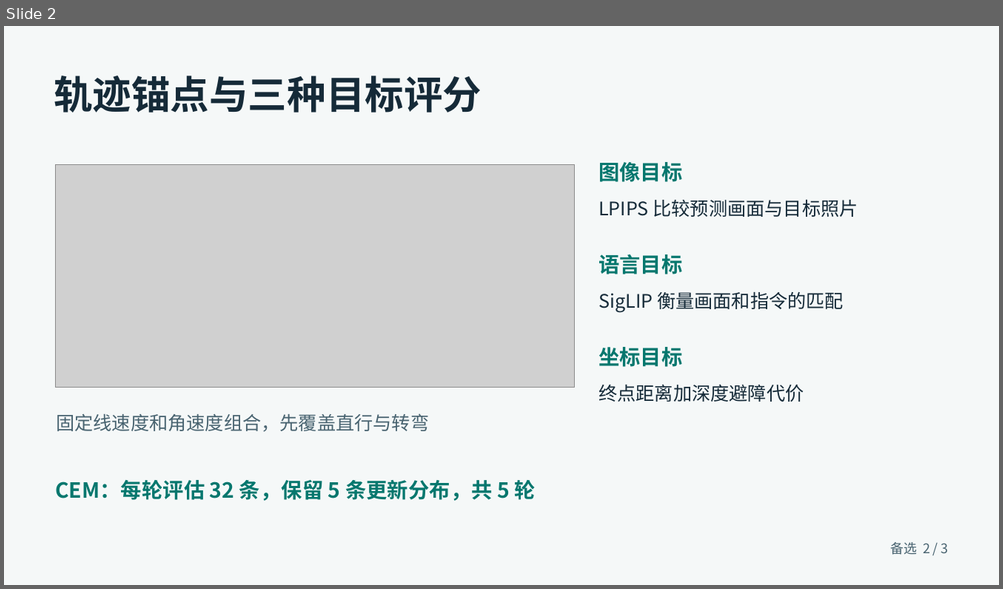
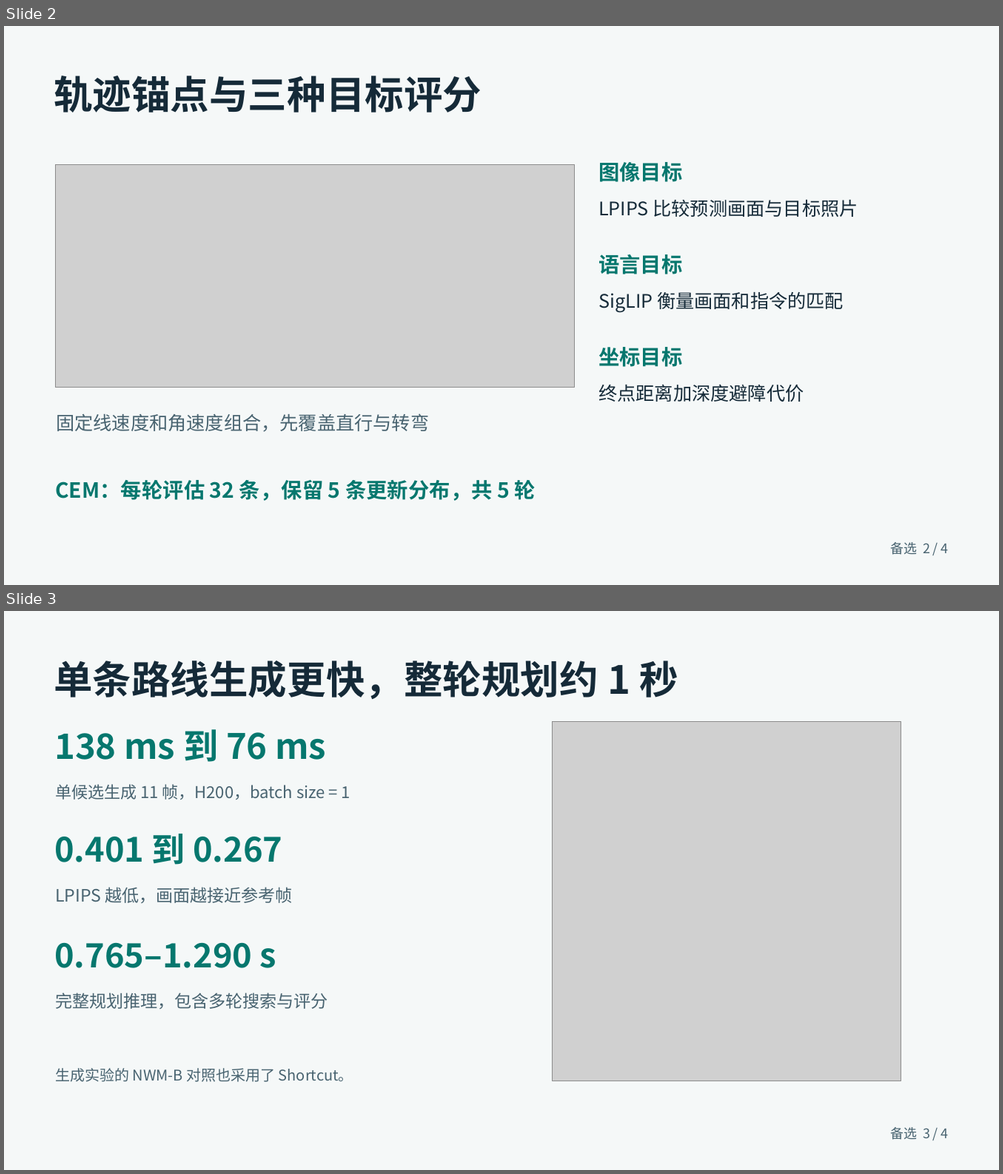
Before and after one commit to tungchiahui/tungchiahui_content, a slide deck: content/posts/2026-11-27-组会-One-Step-World-Model-备选稿.pptx. Shown one above the other, each under a label of ours: slide 2 before the commit, slides 2 and 3 after it. The pictures are 1003x589 and 1003x1174 pixels, drawn with LibreOffice and Linux fonts; fonts in the diff are those of the drawing; grey boxes stand for pictures. Boxes give left, top, right and bottom in pixels: in the first picture for what was removed or moved away, otherwise in the second. Text is boxed around its words. In the diff, an @@ line names an element or a change of style, - is before the commit and + after.

```diff
--- a/content/posts/2026-11-27-组会-One-Step-World-Model-备选稿.pptx
+++ b/content/posts/2026-11-27-组会-One-Step-World-Model-备选稿.pptx
@@ slide 3 added at [4, 611, 999, 1170], background #F5F8F8 @@
@@ text added at [54, 661, 678, 699], 37.5 pt, text #152A38, bold @@
+单条路线生成更快，整轮规划约 1 秒
@@ picture added at [552, 721, 901, 1081] @@
@@ text added at [54, 729, 326, 762], 33.8 pt, text #06776E, bold @@
+138 ms 到 76 ms
@@ text added at [55, 784, 350, 800], 15.8 pt, text #486370 @@
+单候选生成 11 帧，H200，batch size = 1
@@ text added at [54, 834, 282, 865], 32.2 pt, text #06776E, bold @@
+0.401 到 0.267
@@ text added at [55, 887, 292, 903], 16.5 pt, text #486370 @@
+LPIPS 越低，画面越接近参考帧
@@ text added at [54, 943, 276, 968], 32.2 pt, text #06776E, bold @@
+0.765–1.290 s
@@ text added at [55, 993, 327, 1009], 16.5 pt, text #486370 @@
+完整规划推理，包含多轮搜索与评分
@@ text added at [55, 1068, 353, 1082], 14.2 pt, text #486370 @@
+生成实验的 NWM-B 对照也采用了 Shortcut。
@@ text added at [890, 1128, 948, 1140], 12.8 pt, text #486370 @@
+备选 3 / 4
@@ slide 2 changed as well @@
@@ text at [890, 543, 948, 555]: text changed @@
-备选 2 / 3
+备选 2 / 4
```
Also in this commit, not shown: 2 other slides changed, 1 other file.
